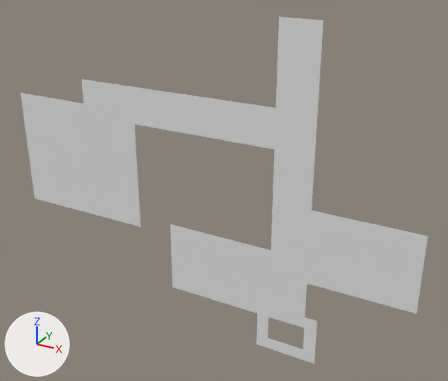
The OBJ model Assets/Tiled2Unity/Meshes/floor 1 8.obj: old version first, new version second.
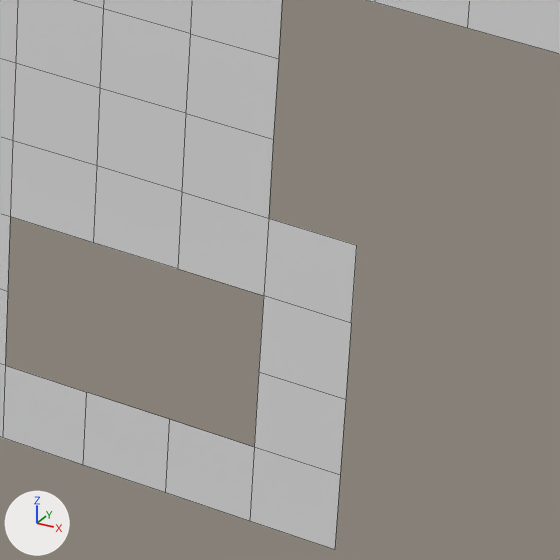
Old and new are each drawn whole from a camera (50 mm lens) standing at (2.96, -24.0, 0.5) and looking at (-10.56, 0.57, -11.78) and again close up on the part from 60% to 77% of the width and 75% to 96% of the height. Every picture has the same lights, and +X, +Y and +Z are marked at lower left. The close-ups show mesh edges as thin lines. Where no turn or scale is listed for an object, it has been applied to the vertices.

The first close-up shows 'floor 1 8'.
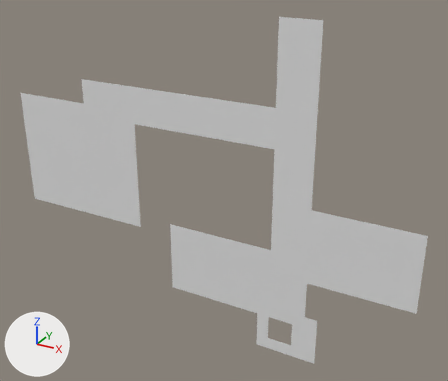
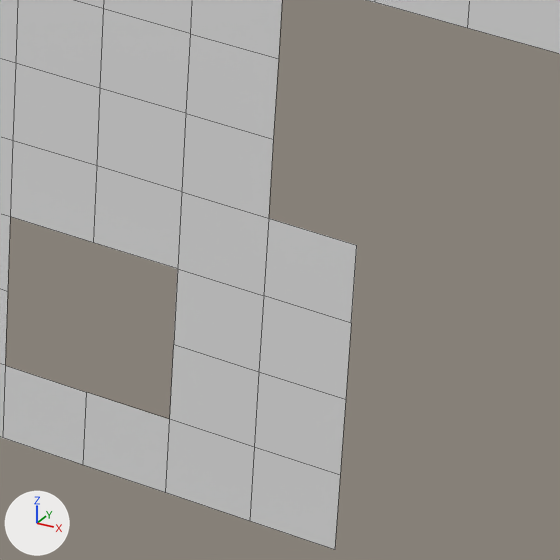
Location of each change, [x1, y1, x2, y2] in pixels of the close-ups (560 x 560 px):
part 1 of me_floor_1_8, added: after [170, 269, 264, 447]

The edits, one by one:
me_floor_1_8 has 432 vertices, 347 faces and spans x -23.0..-0.6, y 0.0, z -19.8..-3.2.
me_floor_1_8 is used by ob_floor_1_8; location (0.0, 0.0, 0.0).
Verts and faces of me_floor_1_8; kept vertices keep their numbers, new ones are numbered from 432.
Before the commit, vertices of me_floor_1_8: 268 (-6.4, 0.0, -17.9) at pixel (177, 268), 404 (-5.8, 0.0, -17.9) at pixel (263, 295), 417 (-5.8, 0.0, -18.6) at pixel (258, 372), 421 (-5.8, 0.0, -19.2) at pixel (254, 447), 427 (-6.4, 0.0, -19.2) at pixel (169, 419).
Part 1, on me_floor_1_8:
New vertex 432 is at (-6.4, 0.0, -18.6), pixel (173, 344).
New faces: (268, 404, 417, 432), (417, 421, 427, 432).
